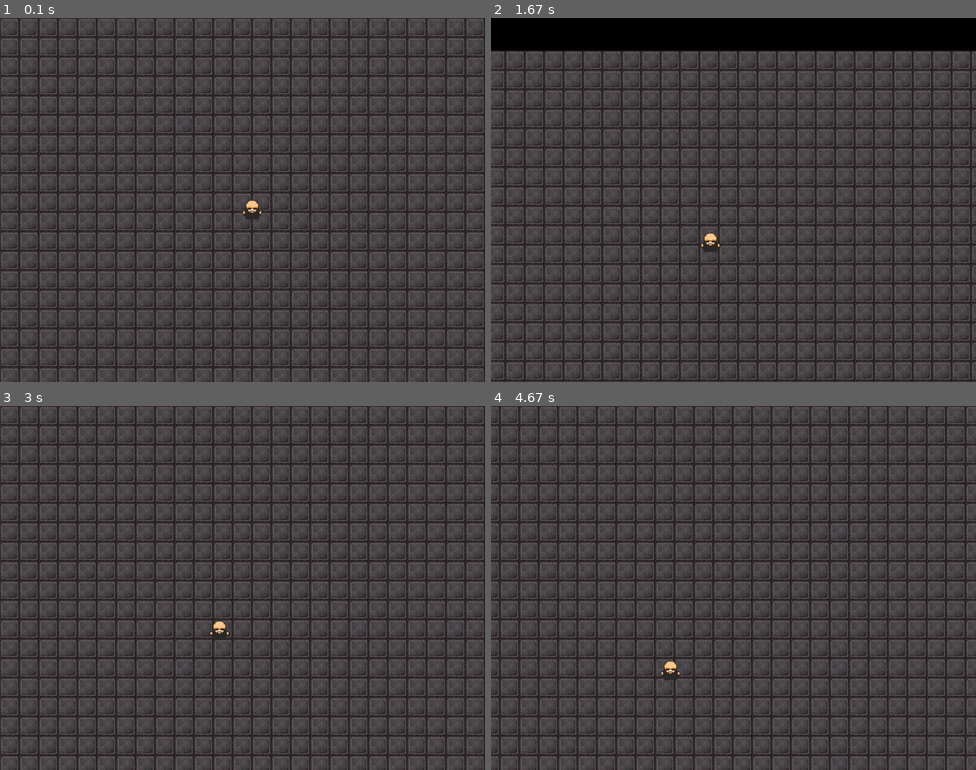
Above: before the commit, frames 1-4 (two rows, left to right).
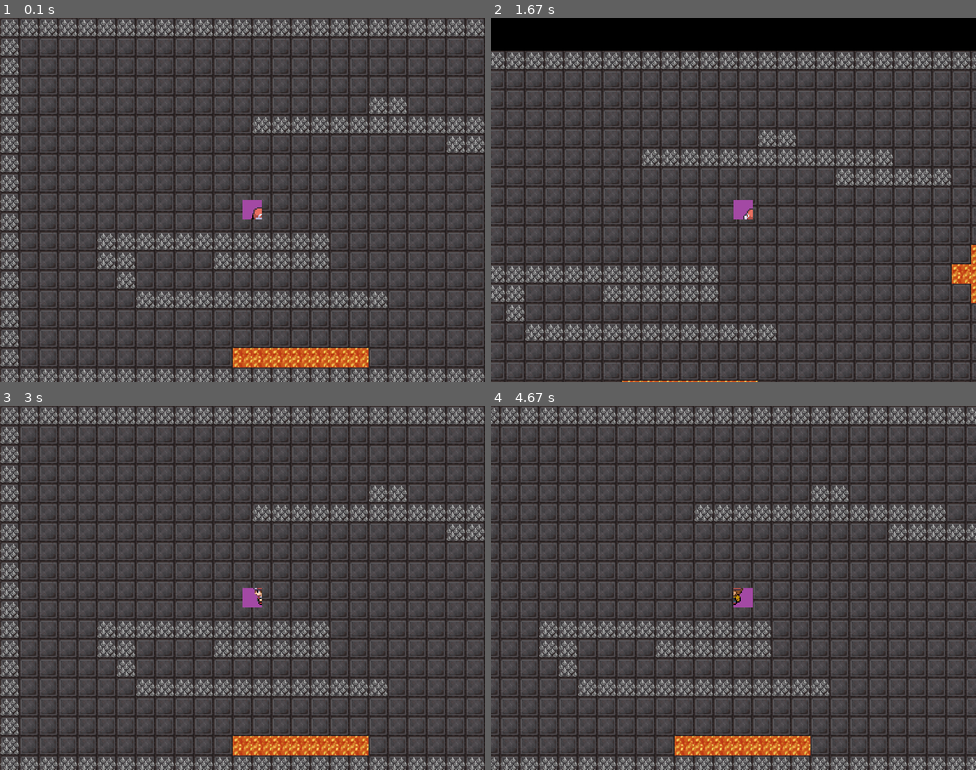
Above: after the commit, the same moments.

Repository: MarcoPertegal/robot8bit-pygame
Game: pygame game, started from pygame-8bit/main.py
Same seed, same stepped clock (60 frames per second), same inputs: the game is played once before the commit and once after it.
Inputs:
- Up to frame 1 (0.1 s): no input
- Up to frame 2 (1.67 s): hold Right 0.33-0.8 s; hold Up 0.83-1.13 s; hold Right 1.17-1.63 s
- Up to frame 3 (3 s): hold Left 1.67-2.2 s; hold Down 2.23-2.53 s; hold Left 2.57-2.97 s
- Up to frame 4 (4.67 s): hold Up 3-3.37 s; hold Right 3.4-4.03 s; hold Down 4.07-4.43 s; hold Left from 4.47 s (still down)

The runs differ from the first frame. In frame 1, 8.5% of the frame differs, in the area x 0-100%, y 0-100%; in frame 2, 5.7%; in frame 3, 8.6%; in frame 4, 7.8%.

Commit message:
Walls and lava collisions and sprites added

Diff:
--- a/pygame-8bit/animation.py
+++ b/pygame-8bit/animation.py
@@ -1,10 +1,11 @@
 import math, pygame, sprites
+
 
 def Player_animation(self):
     self.down_animation = [
-        #Lo que va entre parentesiss son las cordenadas para seleccinar cada posicion de personaje en la imagen
-        #self.game.character_spritesheet.get_sprite(210, 0, self.width, self.height), si quiero pintar otro
-        #sprite tengo que ir cambiando los numeros de los pixeles teniendo una imagen de 200 por 200
+        # Lo que va entre parentesiss son las cordenadas para seleccinar cada posicion de personaje en la imagen
+        # self.game.character_spritesheet.get_sprite(210, 0, self.width, self.height), si quiero pintar otro
+        # sprite tengo que ir cambiando los numeros de los pixeles teniendo una imagen de 200 por 200
         self.game.character_spritesheet.get_sprite(0, 0, self.width, self.height),
         self.game.character_spritesheet.get_sprite(32, 0, self.width, self.height),
         self.game.character_spritesheet.get_sprite(64, 0, self.width, self.height)
@@ -14,16 +15,17 @@
         self.game.character_spritesheet.get_sprite(32, 32, self.width, self.height),
         self.game.character_spritesheet.get_sprite(64, 32, self.width, self.height)
     ]
-    self.down_animation = [
+    self.left_animation = [
         self.game.character_spritesheet.get_sprite(0, 96, self.width, self.height),
         self.game.character_spritesheet.get_sprite(32, 96, self.width, self.height),
         self.game.character_spritesheet.get_sprite(64, 96, self.width, self.height)
     ]
-    self.down_animation = [
+    self.right_animation = [
         self.game.character_spritesheet.get_sprite(0, 64, self.width, self.height),
         self.game.character_spritesheet.get_sprite(32, 64, self.width, self.height),
         self.game.character_spritesheet.get_sprite(64, 64, self.width, self.height)
     ]
+
 
 def Player_animation_animate(self):
     if self.facing == 'down':
@@ -45,7 +47,7 @@
                 self.animation_loop = 1
 
     if self.facing == 'left':
-        if self.y_change == 0:
+        if self.x_change == 0:
             self.image = self.game.character_spritesheet.get_sprite(0, 96, self.width, self.height)
         else:
             self.image = self.left_animation[math.floor(self.animation_loop)]
@@ -54,7 +56,7 @@
                 self.animation_loop = 1
 
     if self.facing == 'right':
-        if self.y_change == 0:
+        if self.x_change == 0:
             self.image = self.game.character_spritesheet.get_sprite(0, 64, self.width, self.height)
         else:
             self.image = self.right_animation[math.floor(self.animation_loop)]
--- a/pygame-8bit/config.py
+++ b/pygame-8bit/config.py
@@ -3,5 +3,9 @@
 PLAYER_LAYER = 1
 TILESIZE = 32
 FPS = 60
+
+PLAYER_SPEED = 3
+
 PLAYER_LAYER = 5
-PLAYER_SPEED = 3
+BLOCK_LAYER = 3
+GROUND_LAYER = 1
--- a/pygame-8bit/main.py
+++ b/pygame-8bit/main.py
@@ -15,13 +15,17 @@
         self.clock = pygame.time.Clock()
         self.running = True
         self.groundsheet = Spritesheet('assets/gound4.png')
-        self.character_spritesheet = Spritesheet('assets/character.png')
+        self.character_spritesheet = Spritesheet('assets/character2.png')
+        self.wallsheet = Spritesheet('assets/spikes.png')
+        self.lavasheet = Spritesheet('assets/lava.png')
     def createTileMap(self, tilemap):
         build_map(self, tilemap)
 
     def new(self, tilemap):
         self.playing = True
         self.all_skins = pygame.sprite.LayeredUpdates()
+        self.walls = pygame.sprite.LayeredUpdates()
+        self.lava = pygame.sprite.LayeredUpdates()
         self.createTileMap(tilemap)
 
 
@@ -54,7 +58,7 @@
     def intro_screen(self):
         pass
 
-#Creacion del mapa
+#Creacion del mapa y del bucle del juego
 TILEMAP = maps.world_1.stage_1
 game = Game()
 game.new(TILEMAP)
--- a/pygame-8bit/map_build.py
+++ b/pygame-8bit/map_build.py
@@ -8,3 +8,7 @@
             Ground(self, j, i)
             if column == "P":
                 self.Player = Player(self, j, i)
+            if column == 'W':
+                Wall(self, j, i)
+            if column == 'L':
+                Lava(self, j, i)
--- a/pygame-8bit/maps.py
+++ b/pygame-8bit/maps.py
@@ -1,22 +1,22 @@
 class world_1:
     stage_1 = [
-        '.........................................',
-        '.........................................',
-        '.........................................',
-        '.........................................',
-        '.........................................',
-        '.........................................',
-        '.........................................',
-        '.........................................',
-        '.........................................',
-        '....................P....................',
-        '.........................................',
-        '.........................................',
-        '.........................................',
-        '.........................................',
-        '.........................................',
-        '.........................................',
-        '.........................................',
-        '.........................................',
-        '.........................................',
+        'WWWWWWWWWWWWWWWWWWWWWWWWWWWWWWWWWWWWWWWWW',
+        'W.......................................W',
+        'W.................................L.....W',
+        'W................................LL.....W',
+        'W..................WW..............L....W',
+        'W............WWWWWWWWWWWWW..............W',
+        'W......................WWWWWW...........W',
+        'W.......................................W',
+        'W.......................................W',
+        'W...................P...................W',
+        'W.............................LLL.......W',
+        'W....WWWWWWWWWWWW............LLLL.......W',
+        'W....WW....WWWWWW.............LLL.......W',
+        'W.....W.................................W',
+        'W......WWWWWWWWWWWWW....................W',
+        'W.......................................W',
+        'W.......................................W',
+        'W...........LLLLLLL.....................W',
+        'WWWWWWWWWWWWWWWWWWWWWWWWWWWWWWWWWWWWWWWWW',
     ]
--- a/pygame-8bit/player.py
+++ b/pygame-8bit/player.py
@@ -24,6 +24,7 @@
         self.rect = self.image.get_rect()
         self.rect.x, self.rect.y = self.x, self.y
 
+        Player_animation(self)
     def movement(self):
         keys = pygame.key.get_pressed()
         #Para que el jugador se mantenga en el centro y el mapa se mueva
@@ -40,7 +41,7 @@
         if keys[pygame.K_UP]:
             for sprite in self.game.all_skins:
                 sprite.rect.y += PLAYER_SPEED
-            self.x_change -= PLAYER_SPEED
+            self.y_change -= PLAYER_SPEED
             self.facing = 'up'
         if keys[pygame.K_DOWN]:
             for sprite in self.game.all_skins:
@@ -50,9 +51,40 @@
 
     def update(self):
         self.movement()
+        self.animate()
 
         self.rect.x += self.x_change
+        self.collide_walls("X")
         self.rect.y += self.y_change
+        self.collide_walls("Y")
 
         self.x_change = 0
         self.y_change = 0
+
+    def collide_walls(self, direction):
+        if direction == 'X':
+            hits = pygame.sprite.spritecollide(self, self.game.walls, False)
+            if hits:
+                if self.x_change > 0:
+                    for sprite in self.game.all_skins:
+                        sprite.rect.x += PLAYER_SPEED
+                    self.rect.x = hits[0].rect.left - self.rect.width
+                if self.x_change < 0:
+                    for sprite in self.game.all_skins:
+                        sprite.rect.x -= PLAYER_SPEED
+                    self.rect.x = hits[0].rect.right
+
+        if direction == 'Y':
+            hits = pygame.sprite.spritecollide(self, self.game.walls, False)
+            if hits:
+                if self.y_change > 0:
+                    for sprite in self.game.all_skins:
+                        sprite.rect.y += PLAYER_SPEED
+                    self.rect.y = hits[0].rect.top - self.rect.height
+                if self.y_change < 0:
+                    for sprite in self.game.all_skins:
+                        sprite.rect.y -= PLAYER_SPEED
+                    self.rect.y = hits[0].rect.bottom
+
+    def animate(self):
+        Player_animation_animate(self)
--- a/pygame-8bit/sprites.py
+++ b/pygame-8bit/sprites.py
@@ -10,14 +10,14 @@
     def get_sprite(self, x, y, width, height):
         sprite = pygame.Surface([width, height])
         sprite.blit(self.sheet, (0, 0), (x, y, width, height))
-        sprite.set_colorkey('black')
+        sprite.set_colorkey('purple')
         return sprite
 
 
 class Ground(pygame.sprite.Sprite):
     def __init__(self, game, x, y):
         self.game = game
-        self._layer = 1
+        self._layer = GROUND_LAYER
         self.groups = self.game.all_skins
         pygame.sprite.Sprite.__init__(self, self.groups)
 
@@ -28,3 +28,34 @@
         self.image = self.game.groundsheet.sheet
         self.rect = self.image.get_rect()
         self.rect.x, self.rect.y = self.x, self.y
+
+class Wall(pygame.sprite.Sprite):
+    def __init__(self, game, x, y):
+        self.game = game
+        self._layer = BLOCK_LAYER
+        self.groups = self.game.all_skins, self.game.walls
+        pygame.sprite.Sprite.__init__(self, self.groups)
+
+        self.x = x * TILESIZE
+        self.y = y * TILESIZE
+        self.width, self.height = TILESIZE, TILESIZE
+
+        self.image = self.game.wallsheet.sheet
+        self.rect = self.image.get_rect()
+        self.rect.x, self.rect.y = self.x, self.y
+        self.image.set_colorkey('black')
+
+class Lava(pygame.sprite.Sprite):
+    def __init__(self, game, x, y):
+        self.game = game
+        self._layer = BLOCK_LAYER
+        self.groups = self.game.all_skins, self.game.lava
+        pygame.sprite.Sprite.__init__(self, self.groups)
+
+        self.x = x * TILESIZE
+        self.y = y * TILESIZE
+        self.width, self.height = TILESIZE, TILESIZE
+
+        self.image = self.game.lavasheet.sheet
+        self.rect = self.image.get_rect()
+        self.rect.x, self.rect.y = self.x, self.y
Binary file added: pygame-8bit/assets/bomb.png
Binary file removed: pygame-8bit/assets/character1.png
Binary file changed: pygame-8bit/assets/character2.png
Binary file removed: pygame-8bit/assets/character3.png
Binary file added: pygame-8bit/assets/lava.png
Binary file changed: pygame-8bit/assets/spikes.png
Binary file added: pygame-8bit/assets/wall.png
